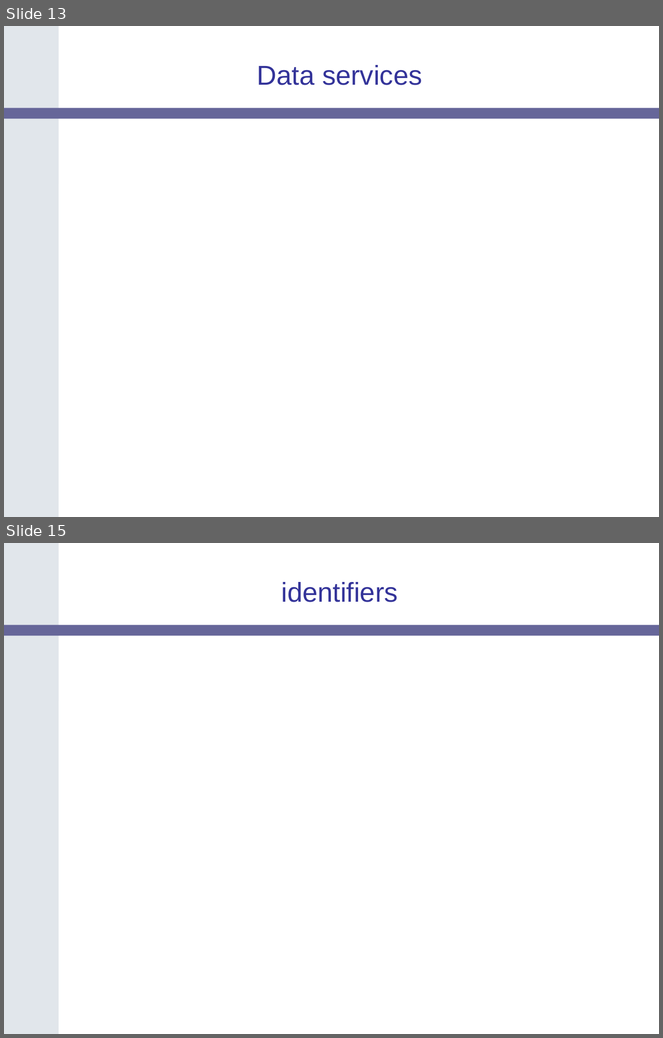
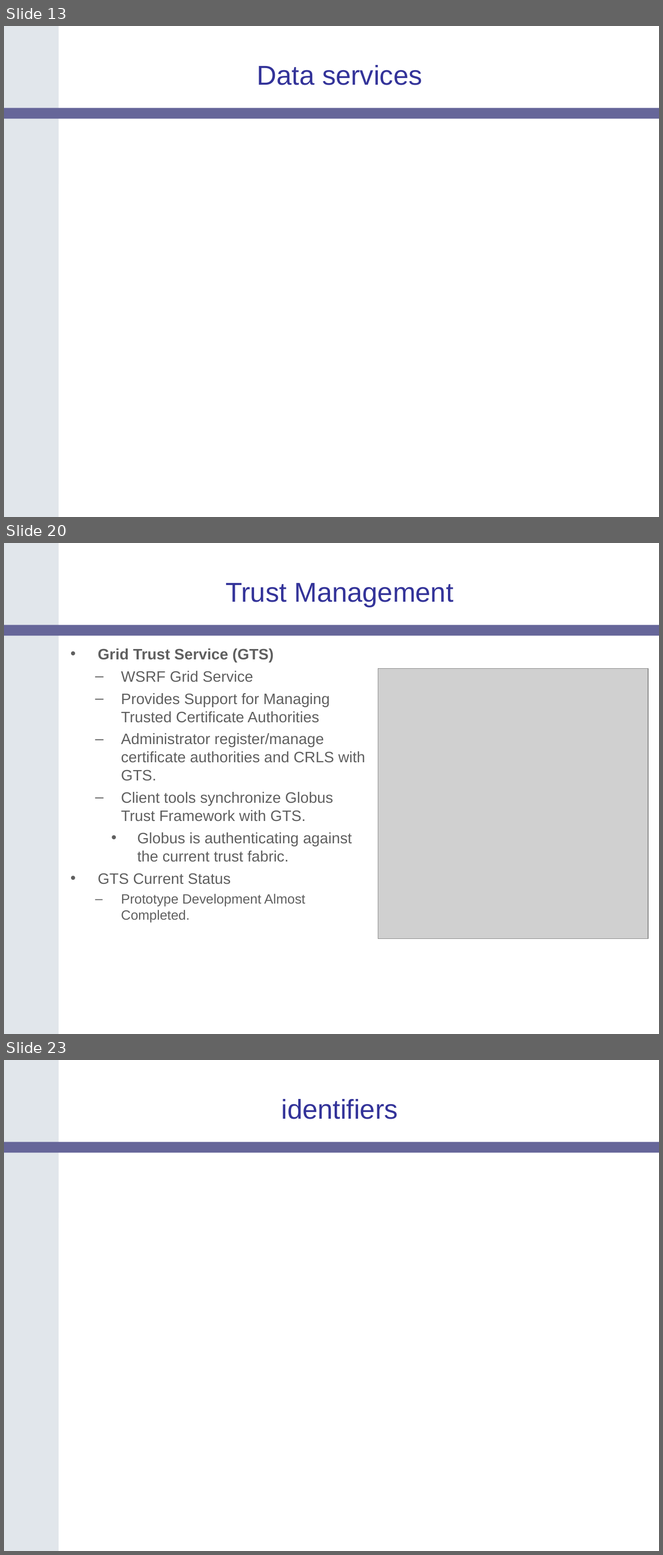
Before and after one commit to NCIP/cagrid-docs, a slide deck: presentations/200604_AnnualMeeting/caGrid-1.0-Architecture_caBIG-Annual-Meeting06.ppt. Shown one above the other, each under a label of ours: slides 13 and 15 before the commit, slides 13, 20 and 23 after it; the slides between them are not shown. The pictures are 663x1038 and 663x1555 pixels, drawn with LibreOffice and Linux fonts; fonts in the diff are those of the drawing; grey boxes stand for pictures; background and template pictures are left out. Boxes give left, top, right and bottom in pixels: in the first picture for what was removed or moved away, otherwise in the second. Text is boxed around its words. In the diff, an @@ line names an element or a change of style, - is before the commit and + after.

```diff
--- a/presentations/200604_AnnualMeeting/caGrid-1.0-Architecture_caBIG-Annual-Meeting06.ppt
+++ b/presentations/200604_AnnualMeeting/caGrid-1.0-Architecture_caBIG-Annual-Meeting06.ppt
@@ slide 20 added at <box>4,543,659,1034</box>, background #FFFFFF; not listed: 2 template elements that a slide beside it also shows @@
@@ title added at <box>226,583,453,607</box>, 30 pt, text #333399 @@
+Trust Management
@@ text added at <box>98,649,365,923</box>, 16.6 pt, text #5F5F5F @@
+• Grid Trust Service (GTS)
+  – WSRF Grid Service
+  – Provides Support for Managing Trusted Certificate Authorities
+  – Administrator register/manage certificate authorities and CRLS with GTS.
+  – Client tools synchronize Globus Trust Framework with GTS.
+    • Globus is authenticating against the current trust fabric.
+• GTS Current Status
+  – Prototype Development Almost Completed.
@@ picture added at <box>378,669,649,939</box> @@
@@ what was slide 15 is now slide 23 @@
```
Also in this commit, not shown: 1 slide changed, 8 other slides added, 1 slide removed.
